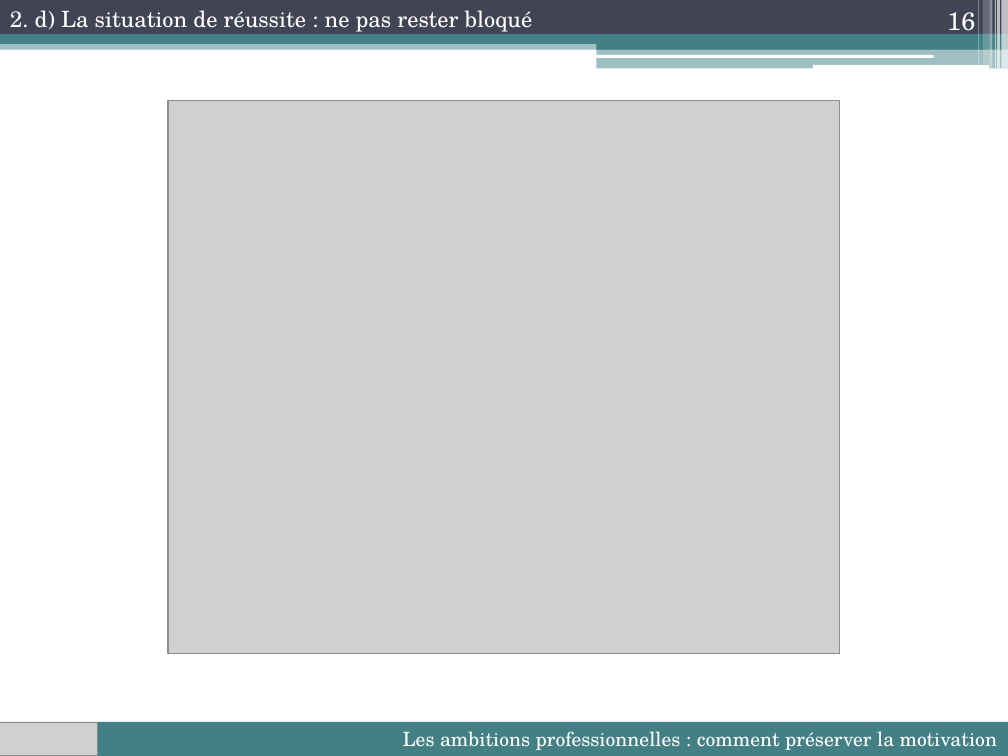
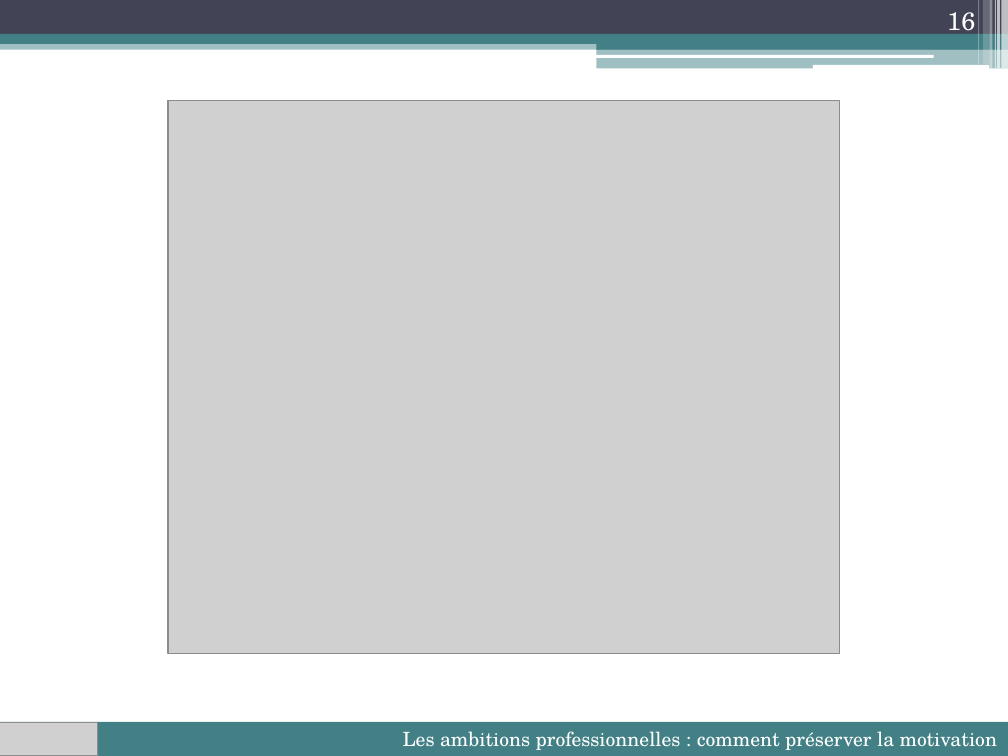
Before and after one commit to lioubouchkin/soutenance, a slide deck: slide 16 of Soutenance.pptx. Drawn at 1008x756 pixels with LibreOffice and Linux fonts; fonts in the diff are those of the drawing; grey boxes stand for pictures. Boxes give left, top, right and bottom in pixels: in the first picture for what was removed or moved away, otherwise in the second. Text is boxed around its words. In the diff, an @@ line names an element or a change of style, - is before the commit and + after.

```diff
--- a/Soutenance.pptx
+++ b/Soutenance.pptx
@@ text removed at (10,10,533,32) @@
-2. d) La situation de réussite : ne pas rester bloqué
```
Also in this commit, not shown: 15 other slides changed, 1 slide added, 1 other file.
